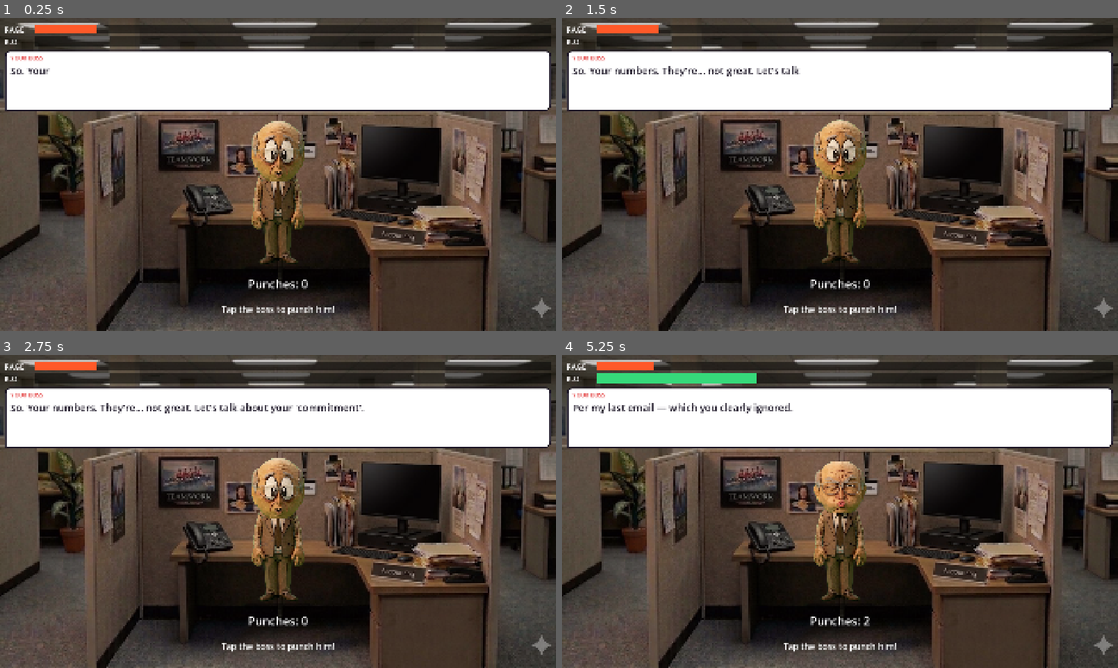
Above: before the commit, frames 1-4 (two rows, left to right).
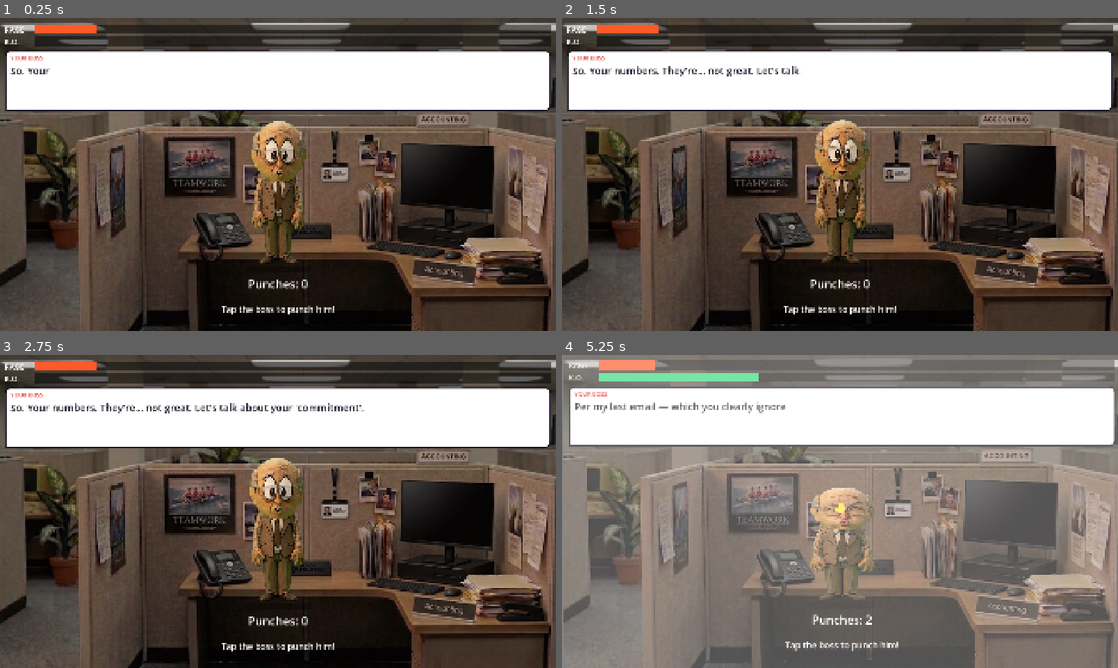
Above: after the commit, the same moments.

Repository: StaraxcreamTM/punch-my-boss-jun-14-2026
Game: Godot game, scene res://scenes/main.tscn
The game is run twice, just before and just after one commit, with the same random seed, the same clock (stepped at 60 frames per second) and the same inputs.
Inputs (mouse positions are in pixels of both pictures, inside the frame that each line leads up to):
- Up to frame 1 (0.25 s): no input
- Up to frame 2 (1.5 s): move the mouse to (962, 158) at 0.52 s; click (962, 158) at 0.67 s; move the mouse to (728, 190) at 1.27 s; click (728, 190) at 1.42 s
- Up to frame 3 (2.75 s): move the mouse to (333, 442) at 2.02 s; click (333, 442) at 2.17 s
- Up to frame 4 (5.25 s): move the mouse to (812, 574) at 2.77 s; click (812, 574) at 2.92 s; move the mouse to (1006, 558) at 3.52 s; click (1006, 558) at 3.67 s; move the mouse to (673, 464) at 4.27 s; click (673, 464) at 4.42 s; move the mouse to (867, 511) at 5.02 s; click (867, 511) at 5.17 s

The runs differ from the first frame. In frame 1, 40% of the frame differs, in the area x 0-100%, y 1-100%; in frame 2, 41%; in frame 3, 40%; in frame 4, 79%, in the area x 0-100%, y 0-100%.

Commit message:
v0.6: Big Boy Boxing-style impact juice
Adds a game-feel pass inspired by Big Boy Boxing, using existing art:
- Hit-stop: brief real-time freeze on every punch for weight
- Screen shake: decaying shake on bg + tint + play field (bg overscanned
  so edges never reveal); big shake on K.O.
- Full-screen white impact flash (bright on hit, brighter on K.O.)
- Cartoon squash -> stretch -> settle on the boss instead of a flat squash
- Comic POW!/SMACK!/WHAM! text pops at the impact point
- Star-burst particles flying out from the hit
- Idle breathing sway so the boss is never static

Co-Authored-By: Claude Opus 4.8 <noreply@anthropic.com>

Diff:
--- a/game/scripts/main.gd
+++ b/game/scripts/main.gd
@@ -30,6 +30,7 @@
 @onready var ko_banner: Label = $Safe/KoBanner
 @onready var safe: Control = $Safe
 @onready var overlay: ColorRect = $Overlay
+@onready var office: TextureRect = $Office
 
 var rage: float = 0.0
 var ko: float = 0.0
@@ -53,6 +54,12 @@
 var _punch_player: AudioStreamPlayer
 var _ko_player: AudioStreamPlayer
 
+# --- juice / game-feel ---
+var _shake_time: float = 0.0
+var _shake_mag: float = 0.0
+var _flash: ColorRect
+const POW_WORDS := ["POW!", "BAM!", "WHAM!", "BOP!", "OOF!", "SMACK!", "KAPOW!"]
+
 func _ready() -> void:
 	for i in 15:
 		_react.append(load("res://assets/boss/react%d.png" % i))
@@ -71,6 +78,25 @@
 	_ko_player.stream = _make_ko()
 	add_child(_ko_player)
 
+	# Overscan bg + tint so screen-shake never reveals a screen edge.
+	for n in [office, overlay]:
+		n.offset_left = -90.0
+		n.offset_top = -90.0
+		n.offset_right = 90.0
+		n.offset_bottom = 90.0
+
+	# Full-screen white flash, drawn above everything.
+	_flash = ColorRect.new()
+	_flash.color = Color(1, 1, 1, 0)
+	_flash.mouse_filter = Control.MOUSE_FILTER_IGNORE
+	_flash.set_anchors_preset(Control.PRESET_FULL_RECT)
+	_flash.offset_left = -90.0
+	_flash.offset_top = -90.0
+	_flash.offset_right = 90.0
+	_flash.offset_bottom = 90.0
+	_flash.z_index = 50
+	add_child(_flash)
+
 	ko_banner.modulate.a = 0.0
 	_set_rage(12.0)
 	_set_ko(0.0)
@@ -91,8 +117,21 @@
 		_type_shown = min(total, _type_shown + TYPE_CPS * delta)
 		boss_line.text = _type_full.substr(0, int(_type_shown))
 
-	# Gentle idle bob.
-	rig.position.y = sin(_clock * 2.4) * 6.0
+	# Gentle idle bob + breathing sway so the boss never feels dead.
+	rig.position.y = sin(_clock * 2.4) * 7.0
+	rig.rotation = sin(_clock * 1.3) * 0.02
+
+	# Screen shake (decaying) applied to bg, tint and play field together.
+	var sh := Vector2.ZERO
+	if _shake_time > 0.0:
+		_shake_time -= delta
+		var d := clampf(_shake_time / 0.32, 0.0, 1.0)
+		sh = Vector2(randf_range(-_shake_mag, _shake_mag), randf_range(-_shake_mag, _shake_mag)) * d
+		if _shake_time <= 0.0:
+			_shake_mag = 0.0
+	office.position = sh * 0.5
+	overlay.position = sh
+	safe.position = sh
 
 	# Head expression: a recent punch wins, then talking, otherwise neutral.
 	var talking := _type_shown < total
@@ -127,12 +166,21 @@
 
 	# Flash a random hurt face.
 	_react_tex = _react[randi() % _react.size()]
-	_react_time = 0.22
-
-	# Squash onto the feet, then spring back.
+	_react_time = 0.28
+
+	# Cartoon squash -> stretch -> settle (anticipation + overshoot).
+	rig.scale = Vector2(1.22, 0.8)
 	var tw := create_tween()
-	rig.scale = Vector2(1.06, 0.9)
-	tw.tween_property(rig, "scale", Vector2.ONE, 0.18).set_trans(Tween.TRANS_BACK).set_ease(Tween.EASE_OUT)
+	tw.tween_property(rig, "scale", Vector2(0.9, 1.12), 0.08).set_trans(Tween.TRANS_QUAD)
+	tw.tween_property(rig, "scale", Vector2.ONE, 0.16).set_trans(Tween.TRANS_BACK).set_ease(Tween.EASE_OUT)
+
+	# Impact juice stack: flash + shake + comic text + stars + hit-stop.
+	var impact := head.get_global_transform() * (head.size * 0.5)
+	_flash_screen(0.32)
+	_shake(13.0, 0.30)
+	_spawn_pow(impact)
+	_spawn_stars(impact)
+	_hitstop(0.06)
 
 	_set_rage(rage - 4.0)
 	_set_ko(ko + float(randi_range(11, 17)))
@@ -141,6 +189,9 @@
 
 func _knockout() -> void:
 	_ko_player.play()
+	_flash_screen(0.7)
+	_shake(34.0, 0.6)
+	_hitstop(0.12)
 	_set_ko(0.0)
 	_set_rage(0.0)
 	# Hold the most battered face for a beat.
@@ -155,6 +206,68 @@
 	tw.tween_interval(0.5)
 	tw.tween_property(ko_banner, "modulate:a", 0.0, 0.4)
 	_say("...okay. Let's not put THAT in the performance review.")
+
+# --- juice / game-feel helpers ---
+
+func _hitstop(duration: float) -> void:
+	# Briefly freeze time for weight, then restore. The timer ignores
+	# time_scale so it still fires while everything else is frozen.
+	Engine.time_scale = 0.001
+	await get_tree().create_timer(duration, true, false, true).timeout
+	Engine.time_scale = 1.0
+
+func _shake(mag: float, time: float) -> void:
+	_shake_mag = maxf(_shake_mag, mag)
+	_shake_time = maxf(_shake_time, time)
+
+func _flash_screen(a: float) -> void:
+	_flash.color.a = a
+	var tw := create_tween()
+	tw.tween_property(_flash, "color:a", 0.0, 0.18)
+
+func _spawn_pow(pos: Vector2) -> void:
+	var lbl := Label.new()
+	lbl.text = POW_WORDS[randi() % POW_WORDS.size()]
+	lbl.add_theme_font_size_override("font_size", 92)
+	lbl.add_theme_color_override("font_color", Color(1, 0.86, 0.16))
+	lbl.add_theme_color_override("font_outline_color", Color(0.1, 0.05, 0.14))
+	lbl.add_theme_constant_override("outline_size", 14)
+	lbl.mouse_filter = Control.MOUSE_FILTER_IGNORE
+	lbl.z_index = 100
+	add_child(lbl)
+	await get_tree().process_frame  # let it compute its size
+	lbl.pivot_offset = lbl.size / 2.0
+	lbl.global_position = pos - lbl.size / 2.0 + Vector2(randf_range(-30, 30), randf_range(-40, -10))
+	lbl.rotation = randf_range(-0.22, 0.22)
+	lbl.scale = Vector2.ZERO
+	var tw := create_tween()
+	tw.tween_property(lbl, "scale", Vector2(1.25, 1.25), 0.12).set_trans(Tween.TRANS_BACK).set_ease(Tween.EASE_OUT)
+	tw.tween_property(lbl, "scale", Vector2.ONE, 0.06)
+	tw.tween_interval(0.22)
+	tw.parallel().tween_property(lbl, "modulate:a", 0.0, 0.25)
+	tw.parallel().tween_property(lbl, "position:y", lbl.position.y - 46.0, 0.25)
+	tw.tween_callback(lbl.queue_free)
+
+func _spawn_stars(pos: Vector2) -> void:
+	for i in 8:
+		var s := ColorRect.new()
+		var sz := randf_range(10.0, 22.0)
+		s.size = Vector2(sz, sz)
+		s.color = Color(1, 0.93, 0.45)
+		s.pivot_offset = s.size / 2.0
+		s.rotation = randf() * TAU
+		s.mouse_filter = Control.MOUSE_FILTER_IGNORE
+		s.z_index = 99
+		add_child(s)
+		s.global_position = pos - s.size / 2.0
+		var ang := randf() * TAU
+		var dist := randf_range(70.0, 200.0)
+		var dest := s.global_position + Vector2(cos(ang), sin(ang)) * dist
+		var tw := create_tween()
+		tw.tween_property(s, "global_position", dest, randf_range(0.28, 0.46)).set_trans(Tween.TRANS_QUAD).set_ease(Tween.EASE_OUT)
+		tw.parallel().tween_property(s, "modulate:a", 0.0, 0.42)
+		tw.parallel().tween_property(s, "rotation", s.rotation + randf_range(-3.0, 3.0), 0.42)
+		tw.tween_callback(s.queue_free)
 
 # --- meters ---
 
